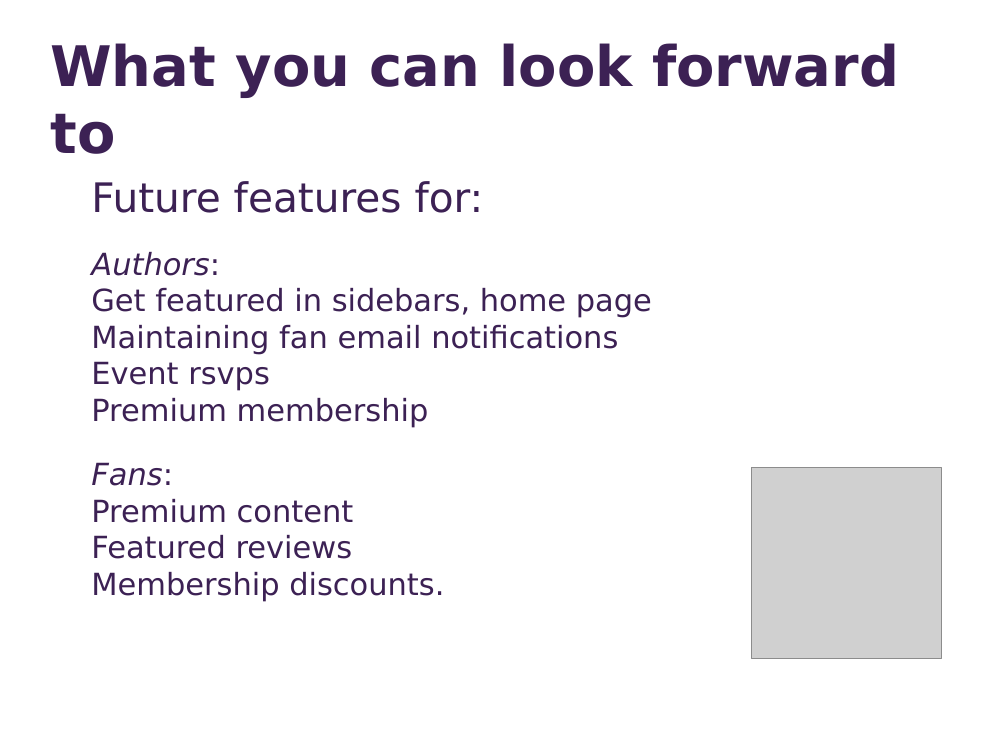
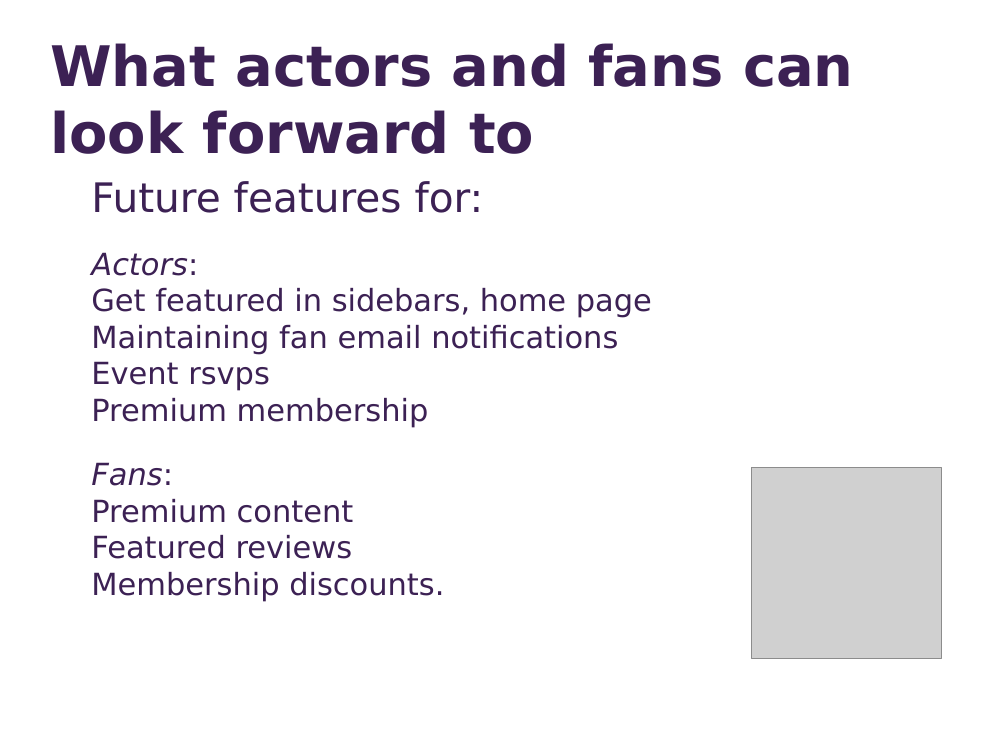
Before and after one commit to ece106/tomatocan, a slide deck: slide 7 of public/marketingSlides.pptx. Drawn at 1008x756 pixels with LibreOffice and Linux fonts; fonts in the diff are those of the drawing; grey boxes stand for pictures. Boxes give left, top, right and bottom in pixels: in the first picture for what was removed or moved away, otherwise in the second. Text is boxed around its words. In the diff, an @@ line names an element or a change of style, - is before the commit and + after.

```diff
--- a/public/marketingSlides.pptx
+++ b/public/marketingSlides.pptx
@@ text at box(50, 43, 853, 154): text changed @@
-What you can look forward to
+What actors and fans can look forward to
@@ text at box(91, 252, 198, 276): text changed @@
-Authors:
+Actors:
```
Also in this commit, not shown: 11 other slides changed, 6 other files.
